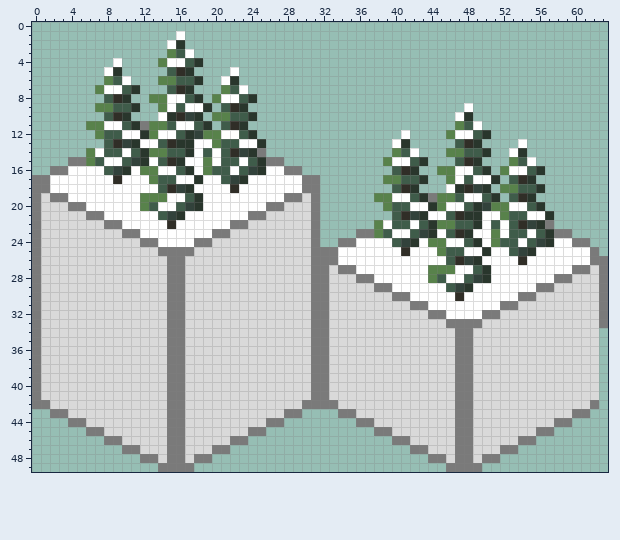
Two states of a pixel-art sprite, assets/sprites/tilesheets/tiles_trees.png. The picture above is the old version.
The file is 64x50 pixels.
After:
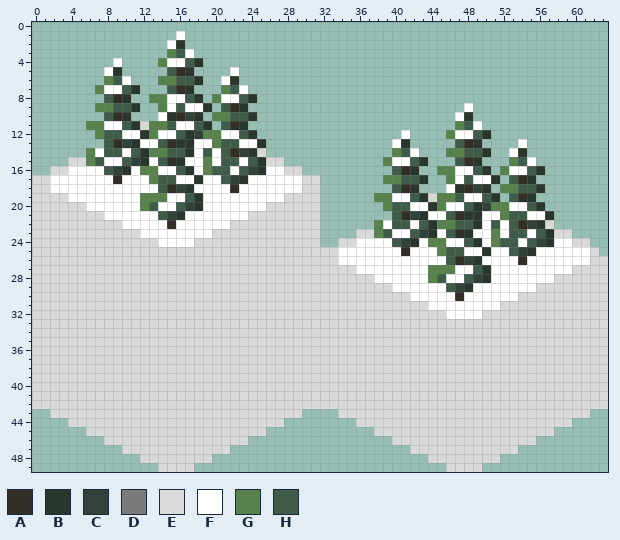
Palette (. is transparent): A #302e27  B #29362c  C #32423b  D #7a7a7a  E #d9d9d9  F #ffffff  G #58824b  H #3f5c4a
From old to new:
There is now colour E in rows 34 to 42 at x 63.
The edit turns colour D into colour E in row 11 at x 12; in row 14 at x 25; in row 15 at x 4 to 5 and 26 to 27; in row 16 at x 2 to 3 and 28 to 29; in rows 17 to 18 at x 0 to 1 and 30 to 31; in row 19 at x 0, 2 to 3, 28 to 29, 31 and 44.
The edit turns colour D into colour E in row 20 at x 0, 4 to 5, 26 to 27 and 31; in row 21 at x 0, 6 to 7, 24 to 25 and 31; in row 22 at x 0, 8 to 9, 22 to 23, 31 and 57; in row 23 at x 0, 10 to 11, 20 to 21, 31, 36 to 37 and 58 to 59; in row 24 at x 0, 12 to 13, 18 to 19, 31, 34 to 35 and 60 to 61; in row 25 at x 0, 14 to 17, 31 to 33 and 62.
The edit turns colour D into colour E in row 26 at x 0, 15 to 16, 31 to 33 and 62 to 63; in row 27 at x 0, 15 to 16, 31 to 32, 34 to 35, 60 to 61 and 63; in row 28 at x 0, 15 to 16, 31 to 32, 36 to 37, 58 to 59 and 63; in row 29 at x 0, 15 to 16, 31 to 32, 38 to 39, 56 to 57 and 63; in row 30 at x 0, 15 to 16, 31 to 32, 40 to 41, 54 to 55 and 63; in row 31 at x 0, 15 to 16, 31 to 32, 42 to 43, 52 to 53 and 63.
The edit turns colour D into colour E in row 32 at x 0, 15 to 16, 31 to 32, 44 to 45, 50 to 51 and 63; in row 33 at x 0, 15 to 16, 31 to 32, 46 to 49 and 63; in rows 34 to 41 at x 0, 15 to 16, 31 to 32 and 47 to 48; in row 42 at x 0 to 1, 15 to 16, 30 to 33, 47 to 48 and 62; in row 43 at x 2 to 3, 15 to 16, 28 to 29, 34 to 35, 47 to 48 and 60 to 61; in row 44 at x 4 to 5, 15 to 16, 26 to 27, 36 to 37, 47 to 48 and 58 to 59.
The edit turns colour D into colour E in row 45 at x 6 to 7, 15 to 16, 24 to 25, 38 to 39, 47 to 48 and 56 to 57; in row 46 at x 8 to 9, 15 to 16, 22 to 23, 40 to 41, 47 to 48 and 54 to 55; in row 47 at x 10 to 11, 15 to 16, 20 to 21, 42 to 43, 47 to 48 and 52 to 53; in row 48 at x 12 to 13, 15 to 16, 18 to 19, 44 to 45, 47 to 48 and 50 to 51; in row 49 at x 14 to 17 and 46 to 49.
